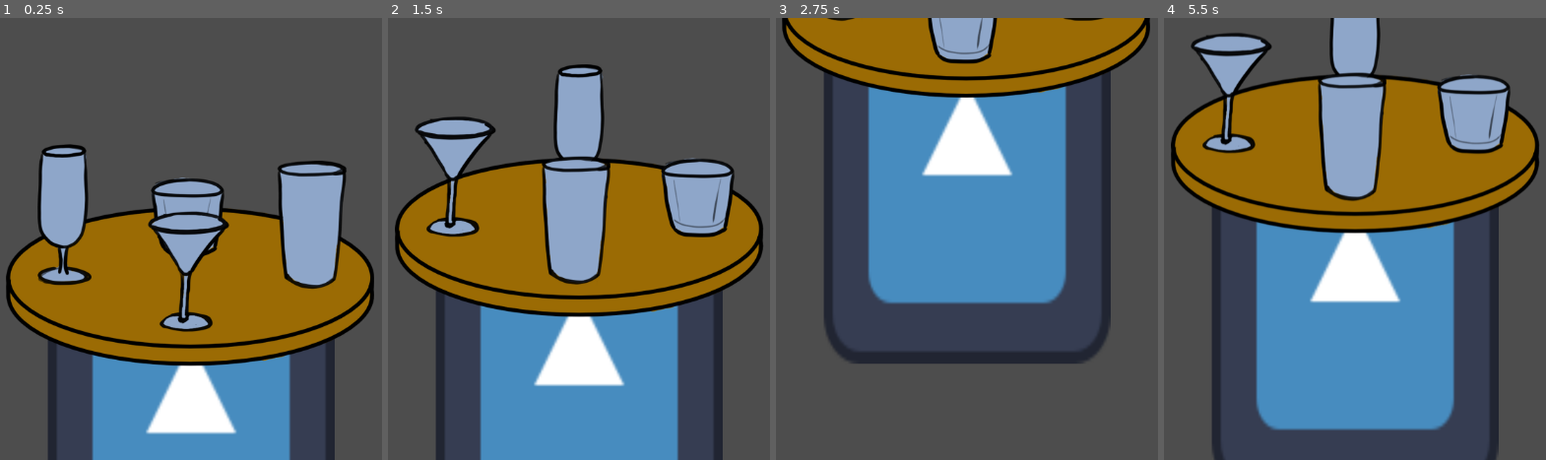
Above: before the commit, frames 1-4 (left to right).
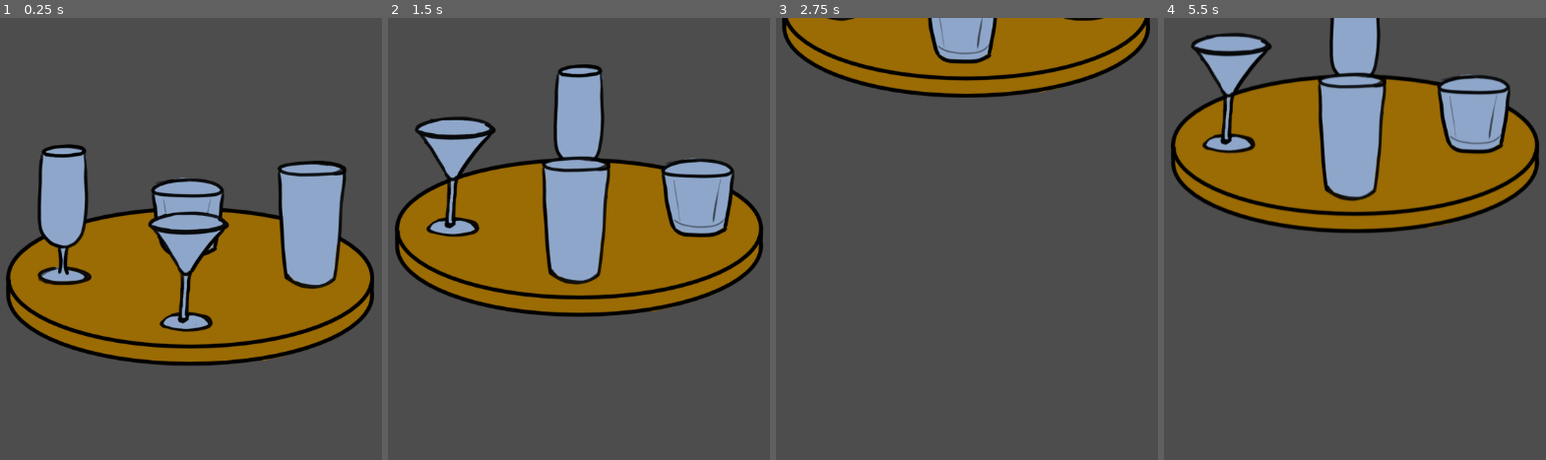
Above: after the commit, the same moments.

Repository: JackieTheWackie/lazy_susan_gamejam
Game: Godot game, scene res://scenes/game.tscn
The game is run twice, just before and just after one commit, with the same random seed, the same clock (stepped at 60 frames per second) and the same inputs. The engine's default icon, where the game draws it, is replaced by a stand-in: a white triangle on a blue panel in a dark square.
Inputs:
- Up to frame 1 (0.25 s): no input
- Up to frame 2 (1.5 s): tap Enter at 0.5 s; hold Right (ui_right) 0.53-1.28 s; tap Space at 1.25 s; hold Down (ui_down) from 1.28 s (still down)
- Up to frame 3 (2.75 s): release Down (ui_down) at 2.03 s; hold Right (ui_right) from 2.03 s (still down)
- Up to frame 4 (5.5 s): release Right (ui_right) at 2.78 s; hold Up (ui_up) 2.78-3.53 s; hold Left (ui_left) 3.53-5.03 s; hold Down (ui_down) from 5.03 s (still down)

The runs differ from the first frame. In frame 1, 13% of the frame differs, in the area x 12-88%, y 72-100%; in frame 2, 19%; in frame 3, 30%, in the area x 12-88%, y 12-79%; in frame 4, 27%.

Commit message:
Adding drink menu that links from confirmation menu

Diff:
--- a/scenes/game.tscn
+++ b/scenes/game.tscn
@@ -1,9 +1,9 @@
 [gd_scene format=3 uid="uid://byt1f14cqr2s8"]
 
-[ext_resource type="Texture2D" uid="uid://br4rtc3mjcfm" path="res://icon.svg" id="1_uwrxv"]
 [ext_resource type="Script" uid="uid://dg6uhlxbwiifg" path="res://scripts/camera_2d.gd" id="1_yqjtg"]
-[ext_resource type="Script" uid="uid://spfhfr2vo27j" path="res://scripts/drinkmenu.gd" id="3_lnu2h"]
+[ext_resource type="Script" uid="uid://spfhfr2vo27j" path="res://scripts/confirmation_menu.gd" id="3_lnu2h"]
 [ext_resource type="Script" uid="uid://btea14wxvfbs2" path="res://scripts/lazy_susan.gd" id="4_iywne"]
+[ext_resource type="Script" uid="uid://ufjs54iamur6" path="res://scripts/drink_menu.gd" id="5_iywne"]
 [ext_resource type="Texture2D" uid="uid://3w7x7xgdehy8" path="res://assets/spin-test.png" id="5_p57ef"]
 
 [sub_resource type="AtlasTexture" id="AtlasTexture_u5sy4"]
@@ -42,47 +42,15 @@
 "speed": 5.0
 }]
 
+[sub_resource type="LabelSettings" id="LabelSettings_lbhrr"]
+font_size = 32
+
 [node name="Game" type="Node2D" unique_id=1428437104]
 
 [node name="Camera2D" type="Camera2D" parent="." unique_id=523152189]
 position_smoothing_enabled = true
 position_smoothing_speed = 1.0
 script = ExtResource("1_yqjtg")
-
-[node name="Sprite2D" type="Sprite2D" parent="." unique_id=436063759]
-position = Vector2(1, 275.5)
-scale = Vector2(3.28125, 4.4609375)
-texture = ExtResource("1_uwrxv")
-
-[node name="CanvasLayer" type="CanvasLayer" parent="." unique_id=836725415]
-
-[node name="Control" type="Control" parent="CanvasLayer" unique_id=1373373198]
-layout_mode = 3
-anchors_preset = 0
-offset_right = 40.0
-offset_bottom = 40.0
-script = ExtResource("3_lnu2h")
-
-[node name="ColorRect" type="ColorRect" parent="CanvasLayer/Control" unique_id=263423499]
-layout_mode = 0
-offset_right = 40.0
-offset_bottom = 40.0
-
-[node name="PanelContainer" type="PanelContainer" parent="CanvasLayer/Control" unique_id=1266503172]
-layout_mode = 0
-offset_right = 40.0
-offset_bottom = 40.0
-
-[node name="VBoxContainer" type="VBoxContainer" parent="CanvasLayer/Control/PanelContainer" unique_id=687459504]
-layout_mode = 2
-
-[node name="Label" type="Label" parent="CanvasLayer/Control/PanelContainer/VBoxContainer" unique_id=2147457011]
-layout_mode = 2
-text = "PISS"
-
-[node name="Button" type="Button" parent="CanvasLayer/Control/PanelContainer/VBoxContainer" unique_id=127862258]
-layout_mode = 2
-text = "YES!"
 
 [node name="Lazy Susan" type="Area2D" parent="." unique_id=785796523]
 script = ExtResource("4_iywne")
@@ -92,3 +60,129 @@
 animation = &"spin"
 
 [node name="CollisionShape2D" type="CollisionShape2D" parent="Lazy Susan" unique_id=2066615654]
+
+[node name="Confirmation Menu" type="CanvasLayer" parent="." unique_id=836725415]
+
+[node name="Control" type="Control" parent="Confirmation Menu" unique_id=1373373198]
+layout_mode = 3
+anchors_preset = 15
+anchor_right = 1.0
+anchor_bottom = 1.0
+offset_left = 250.0
+offset_top = 74.0
+offset_right = -629.0
+offset_bottom = 47.0
+grow_horizontal = 2
+grow_vertical = 2
+script = ExtResource("3_lnu2h")
+
+[node name="ColorRect" type="ColorRect" parent="Confirmation Menu/Control" unique_id=263423499]
+layout_mode = 0
+offset_right = 722.0
+offset_bottom = 499.0
+color = Color(0.37712613, 0.38772944, 0.3922603, 1)
+
+[node name="PanelContainer" type="PanelContainer" parent="Confirmation Menu/Control" unique_id=1266503172]
+layout_mode = 0
+offset_right = 724.0
+offset_bottom = 502.0
+
+[node name="VBoxContainer" type="VBoxContainer" parent="Confirmation Menu/Control/PanelContainer" unique_id=687459504]
+layout_mode = 2
+
+[node name="Title" type="Label" parent="Confirmation Menu/Control/PanelContainer/VBoxContainer" unique_id=2147457011]
+layout_mode = 2
+text = "Are you ready?"
+label_settings = SubResource("LabelSettings_lbhrr")
+horizontal_alignment = 1
+
+[node name="Yes" type="Button" parent="Confirmation Menu/Control/PanelContainer/VBoxContainer" unique_id=127862258]
+layout_mode = 2
+text = "YES!"
+
+[node name="No" type="Button" parent="Confirmation Menu/Control/PanelContainer/VBoxContainer" unique_id=1412264491]
+layout_mode = 2
+text = "NO!"
+
+[node name="Drink Menu" type="CanvasLayer" parent="." unique_id=1393146838]
+
+[node name="Control" type="Control" parent="Drink Menu" unique_id=1211320975]
+layout_mode = 3
+anchors_preset = 15
+anchor_right = 1.0
+anchor_bottom = 1.0
+offset_left = 250.0
+offset_top = 74.0
+offset_right = -629.0
+offset_bottom = 47.0
+grow_horizontal = 2
+grow_vertical = 2
+script = ExtResource("5_iywne")
+
+[node name="ColorRect" type="ColorRect" parent="Drink Menu/Control" unique_id=244497835]
+layout_mode = 0
+offset_right = 722.0
+offset_bottom = 499.0
+color = Color(0.37712613, 0.38772944, 0.3922603, 1)
+
+[node name="PanelContainer" type="PanelContainer" parent="Drink Menu/Control" unique_id=606950170]
+layout_mode = 0
+offset_right = 724.0
+offset_bottom = 502.0
+
+[node name="VBoxContainer" type="VBoxContainer" parent="Drink Menu/Control/PanelContainer" unique_id=400429488]
+layout_mode = 2
+
+[node name="Title" type="Label" parent="Drink Menu/Control/PanelContainer/VBoxContainer" unique_id=188072032]
+layout_mode = 2
+text = "Select the Poisoned Beverage"
+label_settings = SubResource("LabelSettings_lbhrr")
+horizontal_alignment = 1
+
+[node name="HBoxContainer" type="HBoxContainer" parent="Drink Menu/Control/PanelContainer/VBoxContainer" unique_id=491242314]
+layout_mode = 2
+alignment = 1
+
+[node name="1" type="Button" parent="Drink Menu/Control/PanelContainer/VBoxContainer/HBoxContainer" unique_id=43502212]
+custom_minimum_size = Vector2(175, 220)
+layout_mode = 2
+text = "1"
+
+[node name="2" type="Button" parent="Drink Menu/Control/PanelContainer/VBoxContainer/HBoxContainer" unique_id=961503667]
+custom_minimum_size = Vector2(175, 210)
+layout_mode = 2
+text = "2"
+
+[node name="3" type="Button" parent="Drink Menu/Control/PanelContainer/VBoxContainer/HBoxContainer" unique_id=476747206]
+custom_minimum_size = Vector2(175, 210)
+layout_mode = 2
+text = "3"
+
+[node name="4" type="Button" parent="Drink Menu/Control/PanelContainer/VBoxContainer/HBoxContainer" unique_id=1594817292]
+custom_minimum_size = Vector2(175, 215)
+layout_mode = 2
+text = "4"
+
+[node name="HBoxContainer2" type="HBoxContainer" parent="Drink Menu/Control/PanelContainer/VBoxContainer" unique_id=2126907456]
+layout_mode = 2
+alignment = 1
+
+[node name="5" type="Button" parent="Drink Menu/Control/PanelContainer/VBoxContainer/HBoxContainer2" unique_id=1285137257]
+custom_minimum_size = Vector2(175, 220)
+layout_mode = 2
+text = "5"
+
+[node name="6" type="Button" parent="Drink Menu/Control/PanelContainer/VBoxContainer/HBoxContainer2" unique_id=1981596324]
+custom_minimum_size = Vector2(175, 215)
+layout_mode = 2
+text = "6"
+
+[node name="7" type="Button" parent="Drink Menu/Control/PanelContainer/VBoxContainer/HBoxContainer2" unique_id=1508524209]
+custom_minimum_size = Vector2(175, 215)
+layout_mode = 2
+text = "7"
+
+[node name="8" type="Button" parent="Drink Menu/Control/PanelContainer/VBoxContainer/HBoxContainer2" unique_id=1164349420]
+custom_minimum_size = Vector2(175, 215)
+layout_mode = 2
+text = "8"
--- a/scripts/drinkmenu.gd
+++ b/scripts/confirmation_menu.gd
@@ -1,11 +1,14 @@
 extends Control
 
-@onready var yes_button: Button = $PanelContainer/VBoxContainer/Button
+@onready var yes_button: Button = $PanelContainer/VBoxContainer/Yes
+@onready var no_button: Button = $PanelContainer/VBoxContainer/No
+@onready var drink_menu: Control = $"../../Drink Menu/Control"
 
 # Called when the node enters the scene tree for the first time.
 func _ready() -> void:
 	hide()
 	yes_button.pressed.connect(_on_yes_pressed)
+	no_button.pressed.connect(_on_no_pressed)
 
 func _input(event: InputEvent) -> void:
 	if event.is_action_pressed("ui_cancel"):
@@ -23,4 +26,8 @@
 	hide()
 
 func _on_yes_pressed() -> void:
+	hide()
+	drink_menu.show()
+
+func _on_no_pressed() -> void:
 	close_menu()
--- /dev/null
+++ b/scripts/drink_menu.gd
@@ -0,0 +1,11 @@
+extends Control
+
+
+# Called when the node enters the scene tree for the first time.
+func _ready() -> void:
+	hide()
+
+
+# Called every frame. 'delta' is the elapsed time since the previous frame.
+func _process(delta: float) -> void:
+	pass
Renamed: scripts/drinkmenu.gd.uid -> scripts/confirmation_menu.gd.uid
Not shown, added: scripts/drink_menu.gd.uid
